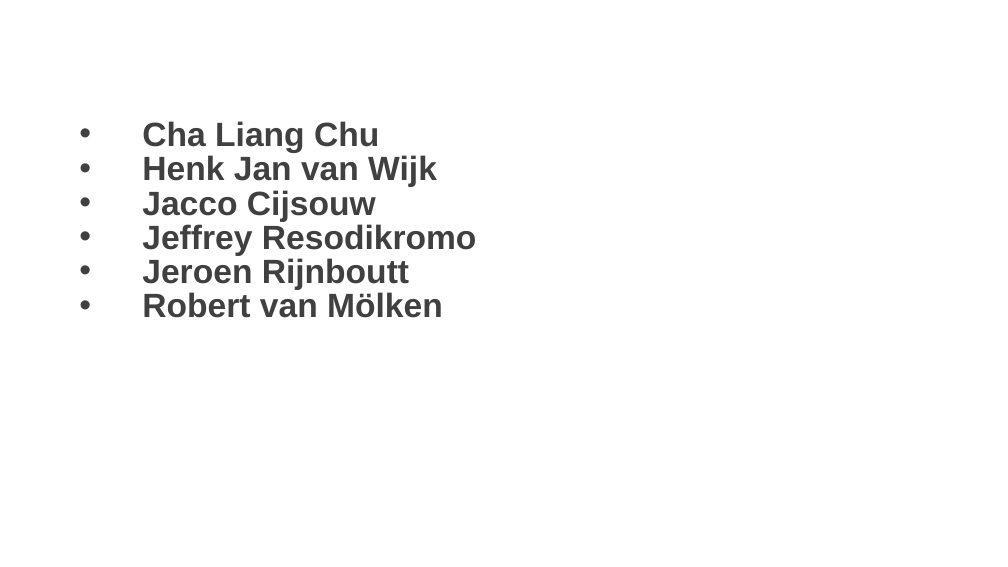
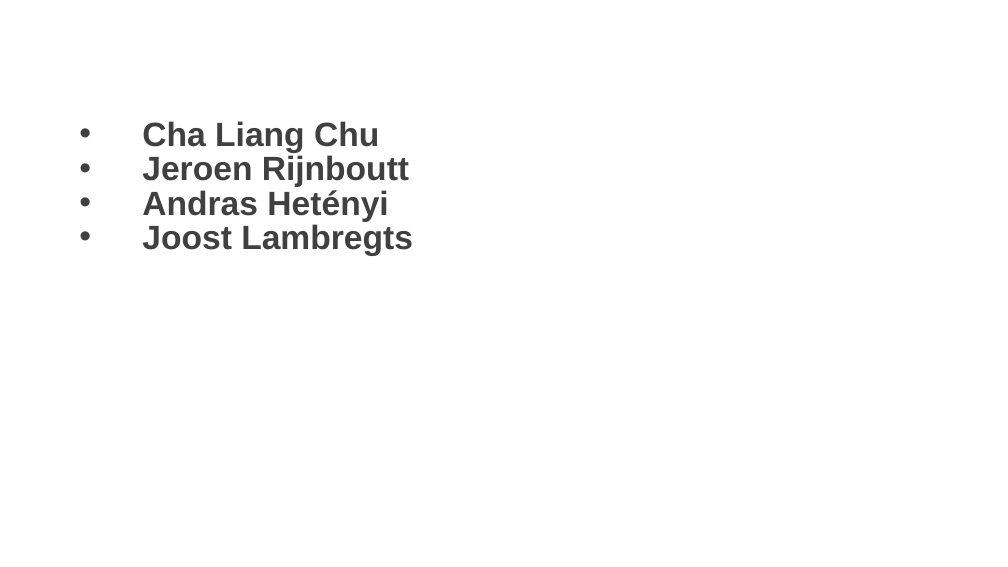
Before and after one commit to AMISConclusion/sig-typescript-unit-testing, a slide deck: slide 2 of typescript_unit_testing_with_vitest.pptx. Drawn at 1008x567 pixels with LibreOffice and Linux fonts; fonts in the diff are those of the drawing; background and template pictures are left out. Boxes give left, top, right and bottom in pixels: in the first picture for what was removed or moved away, otherwise in the second. Text is boxed around its words. In the diff, an @@ line names an element or a change of style, - is before the commit and + after.

Commit message:
Modified powerpoint

```diff
--- a/typescript_unit_testing_with_vitest.pptx
+++ b/typescript_unit_testing_with_vitest.pptx
@@ text at box(142, 155, 477, 256): paragraphs removed @@
-• Henk Jan van Wijk
-• Jacco Cijsouw
-• Jeffrey Resodikromo
@@ text at box(142, 190, 413, 256): text changed @@
-• Robert van Mölken
+• Andras Hetényi
+• Joost Lambregts
```
Also in this commit, not shown: 1 other slide changed, 5 slides added, 4 slides removed.
